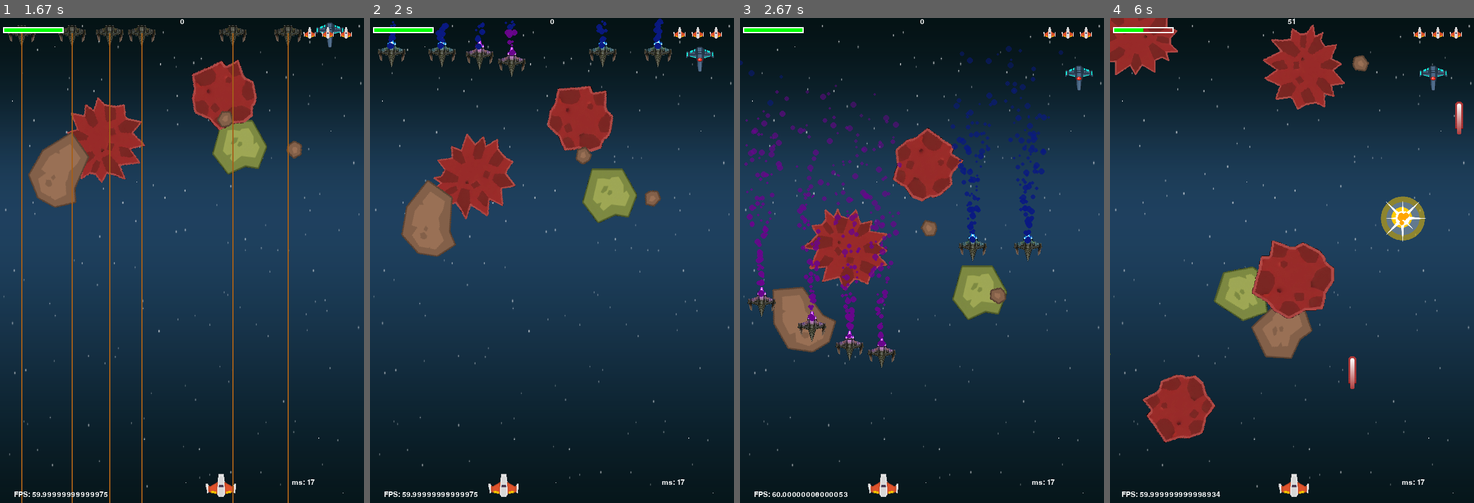
Above: before the commit, frames 1-4 (left to right).
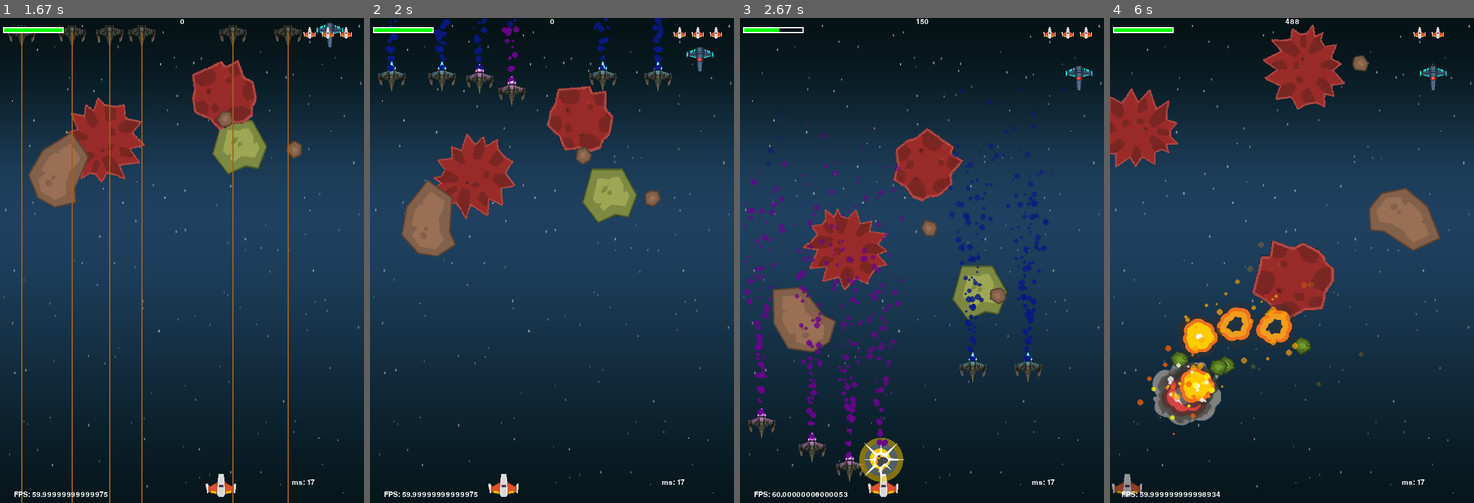
Above: after the commit, the same moments.

Repository: jz588738-byte/my-first-pygame
Game: pygame game, started from main.py
Same seed, same stepped clock (60 frames per second), same inputs: the game is played once before the commit and once after it.
Inputs:
- Up to frame 1 (1.67 s): hold D 0.33-0.8 s; hold D 0.83-1.3 s; hold A from 1.33 s (still down)
- Up to frame 2 (2 s): release A at 1.87 s; hold A from 1.9 s (still down)
- Up to frame 3 (2.67 s): release A at 2.3 s; hold D from 2.33 s (still down)
- Up to frame 4 (6 s): release D at 2.97 s; hold A 3-3.47 s; hold D 3.5-3.97 s; hold D 4-4.47 s; tap Space at 5.07, 5.47, 5.77 s; hold A 5.4-5.93 s; hold A from 5.97 s (still down)

Frame 1 is identical in both runs. In frame 2, 2.3% of the frame differs, in the area x 2-83%, y 0-19%; in frame 3, 9.2%; in frame 4, 12%, in the area x 0-97%, y 0-99%.

Commit message:
chore: 加快了rusher的移動速度

Diff:
--- a/sprites/enemies/rusher/rusher.py
+++ b/sprites/enemies/rusher/rusher.py
@@ -16,8 +16,8 @@
         self.rect.bottom = 0
         self.pos = pygame.Vector2(self.rect.center)
         self.damage = 40
-        self.speed_y = 8
-        self.burst_speed_y = 12
+        self.speed_y = 12
+        self.burst_speed_y = 16
         self.has_boosted = False
 
         self.state_machine = StateMachine(self)
